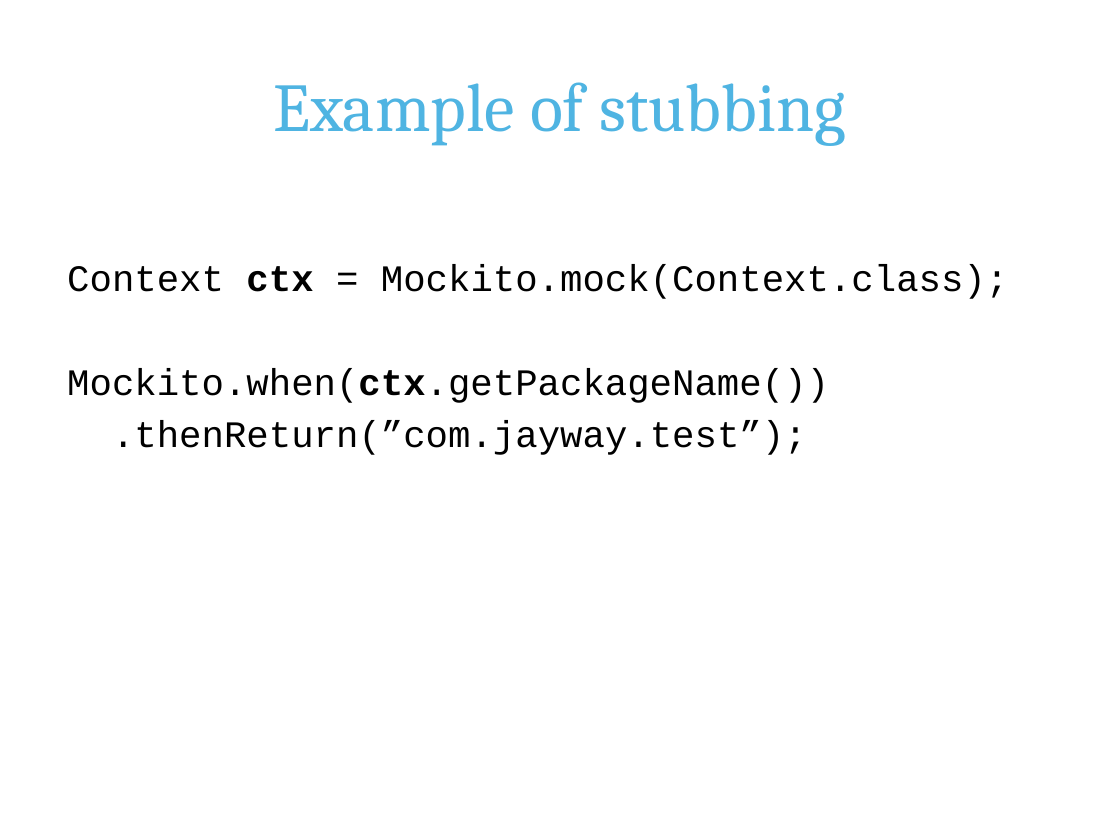
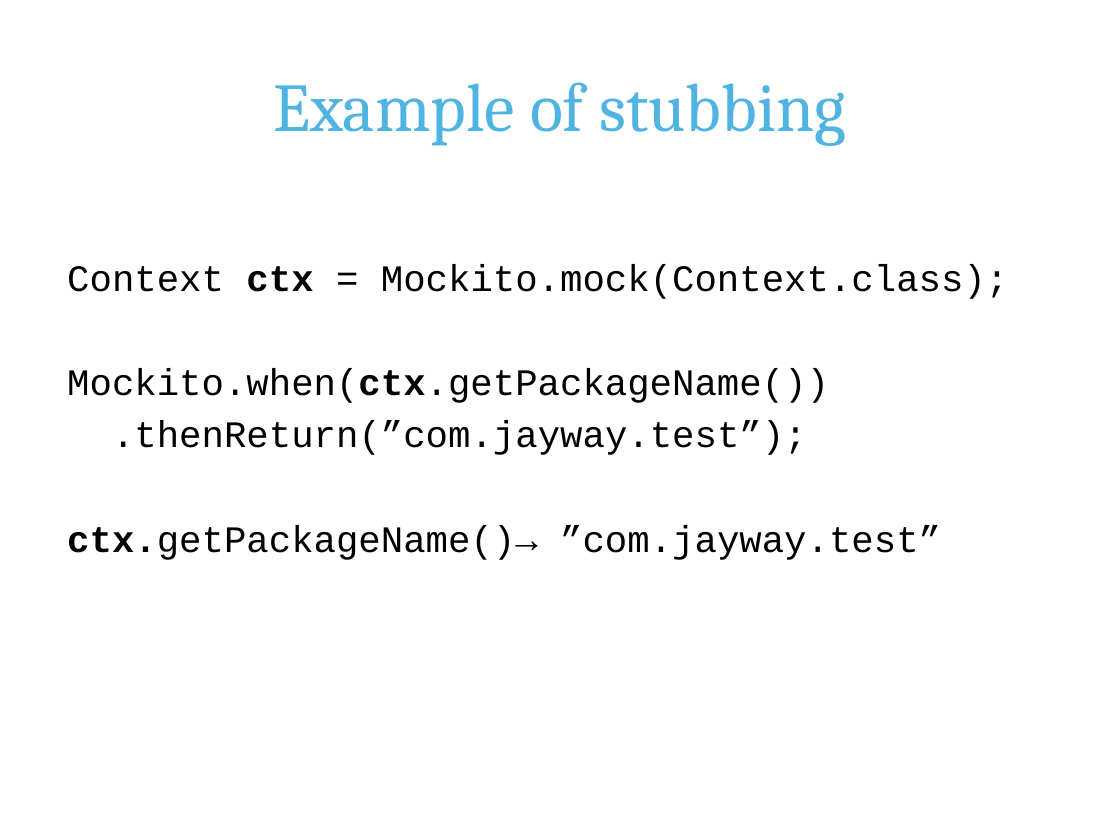
Before and after one commit to erjw/mockito-basic-lab, a slide deck: slide 6 of mockito-presentation.pptx. Drawn at 1120x840 pixels with LibreOffice and Linux fonts; fonts in the diff are those of the drawing; background and template pictures are left out. Boxes give left, top, right and bottom in pixels: in the first picture for what was removed or moved away, otherwise in the second. Text is boxed around its words. In the diff, an @@ line names an element or a change of style, - is before the commit and + after.

```diff
--- a/mockito-presentation.pptx
+++ b/mockito-presentation.pptx
@@ text at (67,525,941,560): paragraph added @@
+ctx.getPackageName()→ ”com.jayway.test”
```
Also in this commit, not shown: 7 other slides changed.
